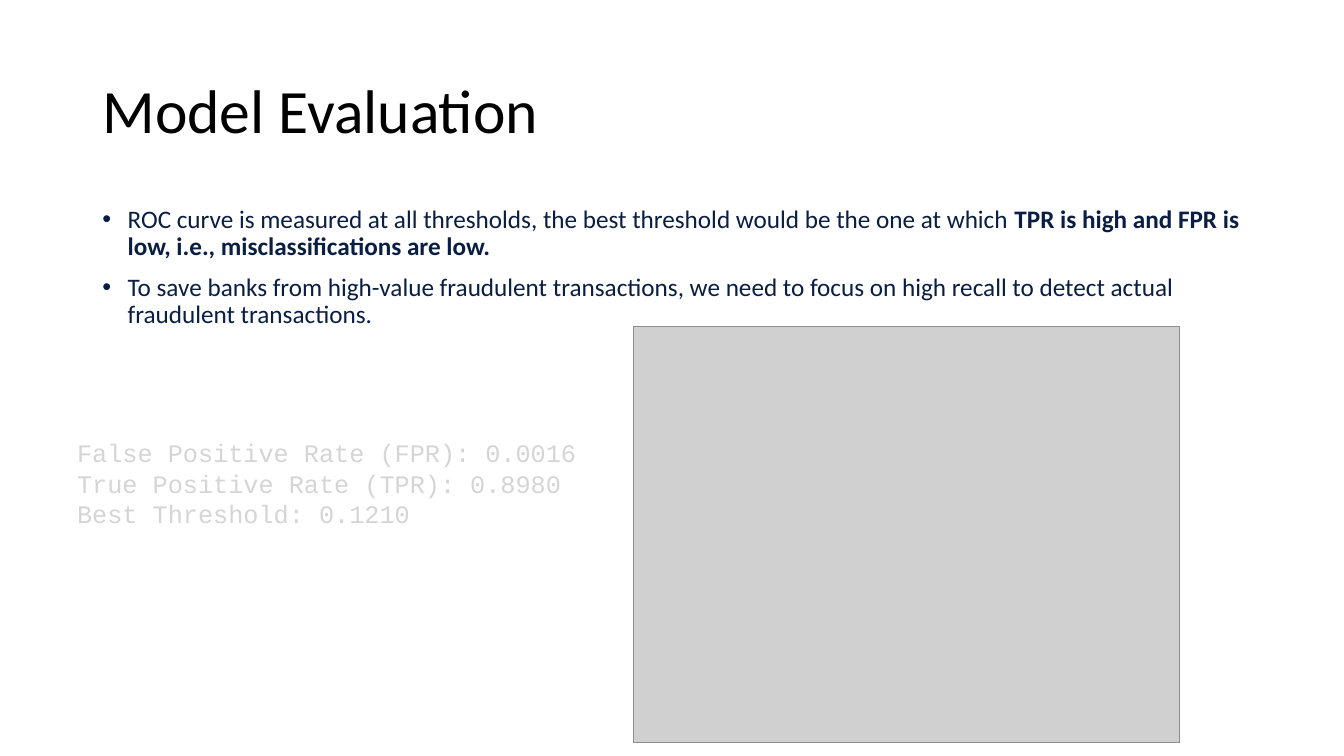
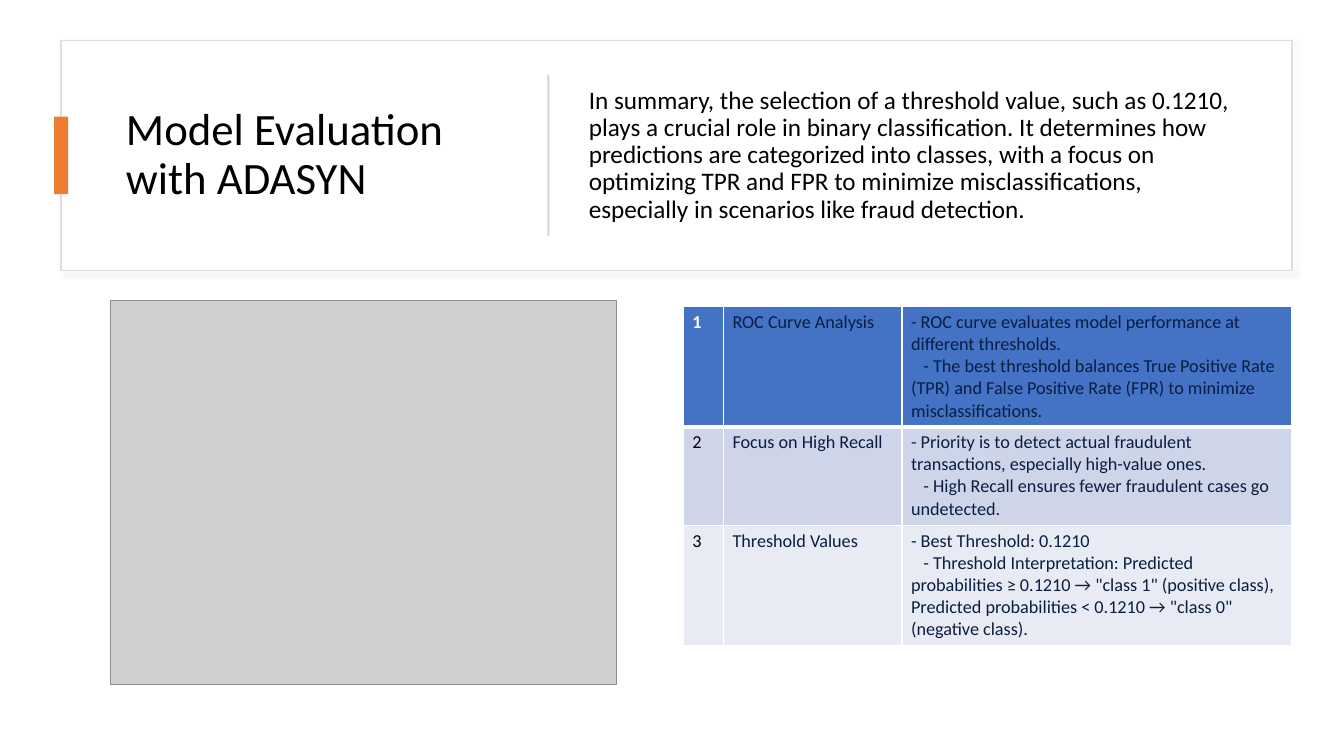
Before and after one commit to jagsrj/Credit_card_fraud_detection_ML, a slide deck: slide 10 of CreditCard_FraudDetection_MachingLearning.pptx. Drawn at 1344x756 pixels with LibreOffice and Linux fonts; fonts in the diff are those of the drawing; grey boxes stand for pictures. Boxes give left, top, right and bottom in pixels: in the first picture for what was removed or moved away, otherwise in the second. Text is boxed around its words. In the diff, an @@ line names an element or a change of style, - is before the commit and + after.

```diff
--- a/CreditCard_FraudDetection_MachingLearning.pptx
+++ b/CreditCard_FraudDetection_MachingLearning.pptx
@@ rectangle added at (62, 40, 1293, 270), fill #FFFFFF, outline #DEDEDE 1 pt @@
@@ rectangle added at (547, 75, 549, 236), fill #D5D5D5 @@
@@ text "In summary, the selection of ..." at (589, 91, 1228, 222): vertical alignment top to middle @@
@@ rectangle added at (54, 117, 69, 195), fill #ED7D31 @@
@@ title at (126, 114, 443, 195): text changed; size 44 to 32 pt @@
-Model Evaluation
+Model Evaluation with ADASYN
@@ text at (589, 91, 1228, 222): text changed; text colour #091E42 to #000000 @@
-• ROC curve is measured at all thresholds, the best threshold would be the one at which TPR is high and FPR is low, i.e., misclassifications are low.
-• To save banks from high-value fraudulent transactions, we need to focus on high recall to detect actual fraudulent transactions.
+In summary, the selection of a threshold value, such as 0.1210, plays a crucial role in binary classification. It determines how predictions are categorized into classes, with a focus on optimizing TPR and FPR to minimize misclassifications, especially in scenarios like fraud detection.
@@ picture: place and size @@
-picture at (634, 327, 1181, 742)
+picture at (111, 300, 616, 685)
@@ table added at (684, 307, 1293, 645), 3 rows, 3 columns @@
+1 | ROC Curve Analysis | - ROC curve evaluates model performance at different thresholds. / - The best threshold balances True Positive Rate (TPR) and False Positive Rate (FPR) to minimize misclassifications.
+2 | Focus on High Recall | - Priority is to detect actual fraudulent transactions, especially high-value ones. / - High Recall ensures fewer fraudulent cases go undetected.
+3 | Threshold Values | - Best Threshold: 0.1210 / - Threshold Interpretation: Predicted probabilities ≥ 0.1210 → "class 1" (positive class), Predicted probabilities < 0.1210 → "class 0" (negative class).
@@ text removed at (77, 444, 576, 523) @@
-False Positive Rate (FPR): 0.0016 True Positive Rate (TPR): 0.8980 Best Threshold: 0.1210
```
Also in this commit, not shown: 6 other slides changed, 3 slides added, 1 slide removed.
